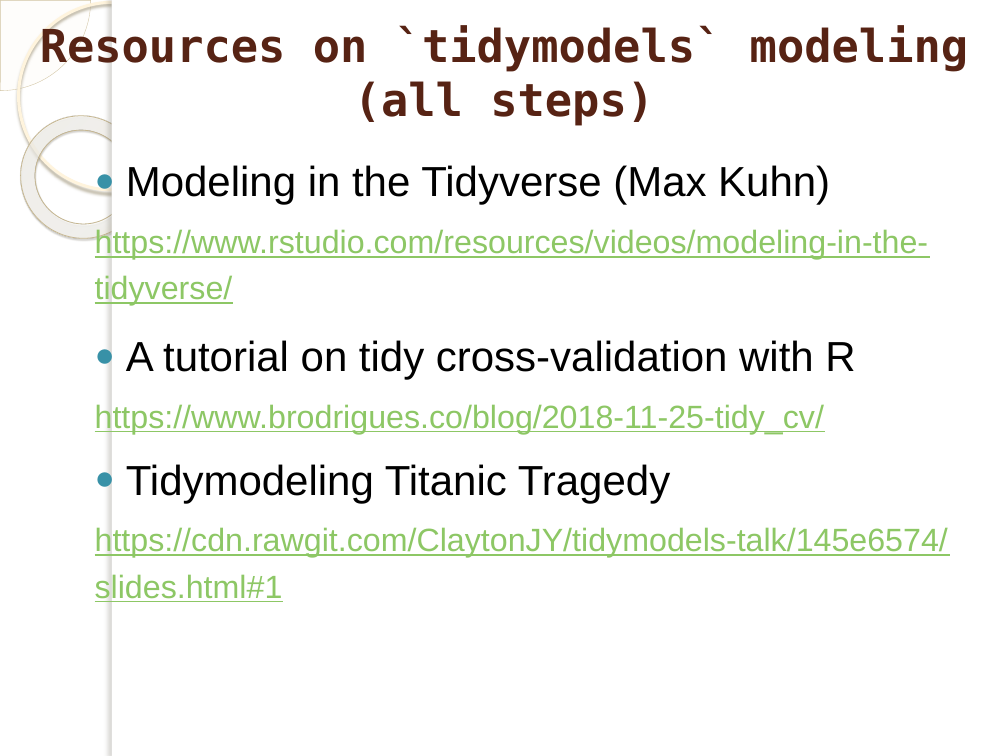
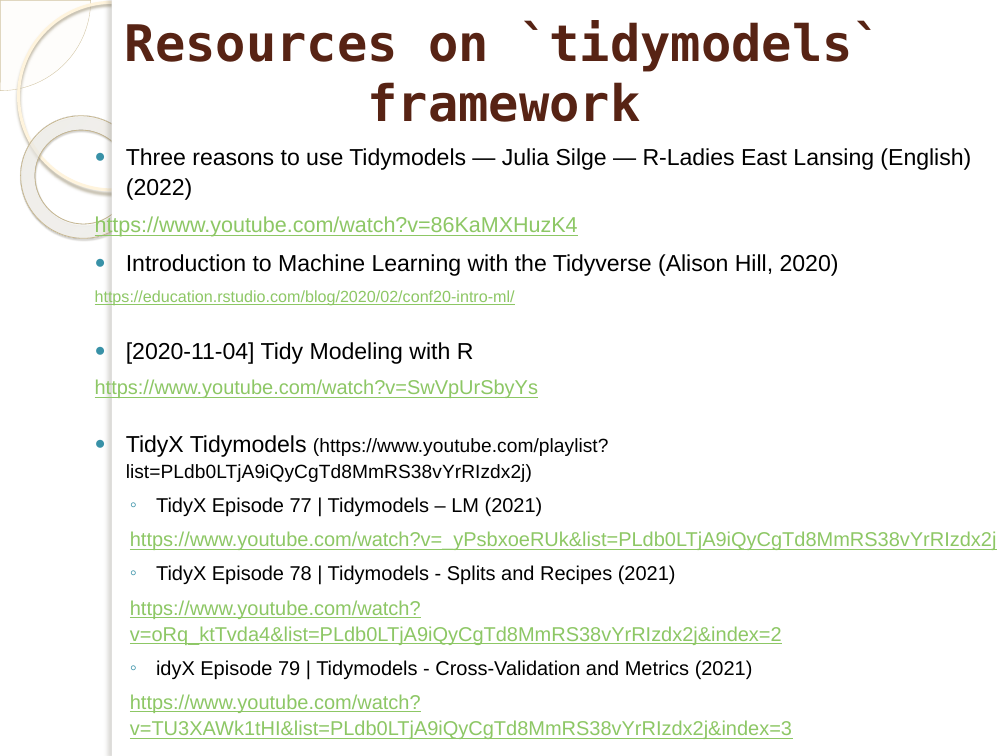
Before and after one commit to marinfotache/Data-Processing-Analysis-Science-with-R, a slide deck: slide 18 of 13 Introduction to Machine Learning and tidymodels ecosystem/13_Introduction to Machine Learning.pptx (slide 20 before the commit). Drawn at 1008x756 pixels with LibreOffice and Linux fonts; fonts in the diff are those of the drawing; background and template pictures are left out. Boxes give left, top, right and bottom in pixels: in the first picture for what was removed or moved away, otherwise in the second. Text is boxed around its words. In the diff, an @@ line names an element or a change of style, - is before the commit and + after.

```diff
--- a/13 Introduction to Machine Learning and tidymodels ecosystem/13_Introduction to Machine Learning.pptx
+++ b/13 Introduction to Machine Learning and tidymodels ecosystem/13_Introduction to Machine Learning.pptx
@@ title at box(125, 20, 883, 122): text changed; size 32.4 to 36 pt @@
-Resources on `tidymodels` modeling (all steps)
+Resources on `tidymodels` framework
@@ text at box(95, 148, 997, 739): text changed; size 23 to 14.3 pt @@
-● Modeling in the Tidyverse (Max Kuhn)
-https://www.rstudio.com/resources/videos/modeling-in-the-tidyverse/
-● A tutorial on tidy cross-validation with R
-https://www.brodrigues.co/blog/2018-11-25-tidy_cv/
-● Tidymodeling Titanic Tragedy
-https://cdn.rawgit.com/ClaytonJY/tidymodels-talk/145e6574/slides.html#1
+● Three reasons to use Tidymodels — Julia Silge — R-Ladies East Lansing (English) (2022)
+https://www.youtube.com/watch?v=86KaMXHuzK4
+● Introduction to Machine Learning with the Tidyverse (Alison Hill, 2020)
+https://education.rstudio.com/blog/2020/02/conf20-intro-ml/
+● [2020-11-04] Tidy Modeling with R
+https://www.youtube.com/watch?v=SwVpUrSbyYs
+● TidyX Tidymodels (https://www.youtube.com/playlist?list=PLdb0LTjA9iQyCgTd8MmRS38vYrRIzdx2j)
+  ◦ TidyX Episode 77 | Tidymodels – LM (2021)
+  https://www.youtube.com/watch?v=_yPsbxoeRUk&list=PLdb0LTjA9iQyCgTd8MmRS38vYrRIzdx2j
+  ◦ TidyX Episode 78 | Tidymodels - Splits and Recipes (2021)
+  https://www.youtube.com/watch?v=oRq_ktTvda4&list=PLdb0LTjA9iQyCgTd8MmRS38vYrRIzdx2j&index=2
+  ◦ idyX Episode 79 | Tidymodels - Cross-Validation and Metrics (2021)
+  https://www.youtube.com/watch?v=TU3XAWk1tHI&list=PLdb0LTjA9iQyCgTd8MmRS38vYrRIzdx2j&index=3
```
Also in this commit, not shown: 13 other slides changed, 1 slide added, 2 slides removed, 2 other files.
